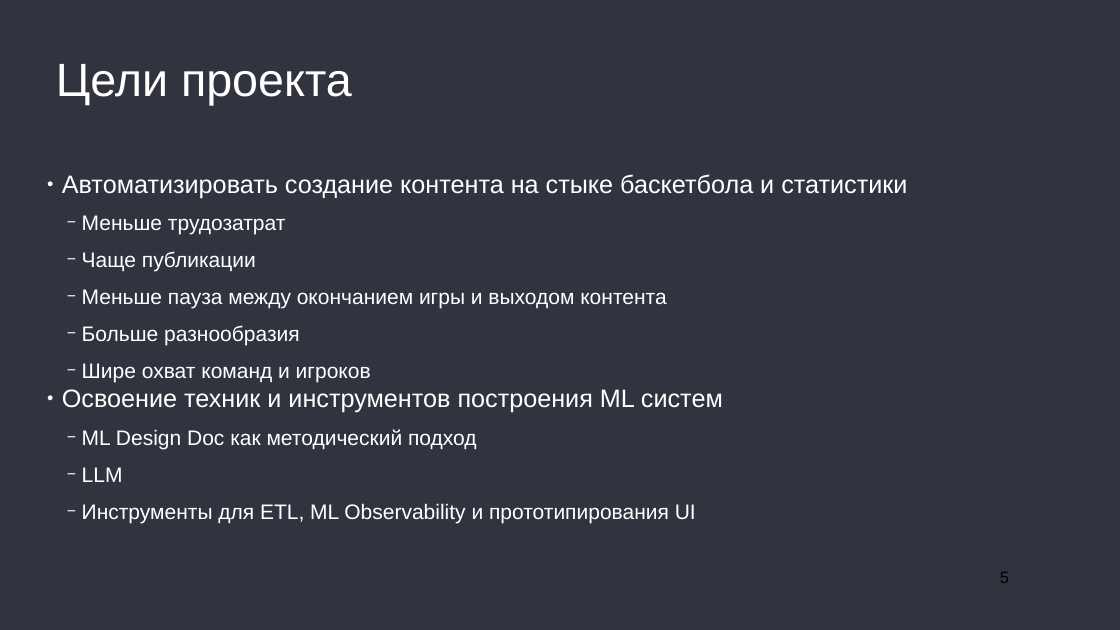
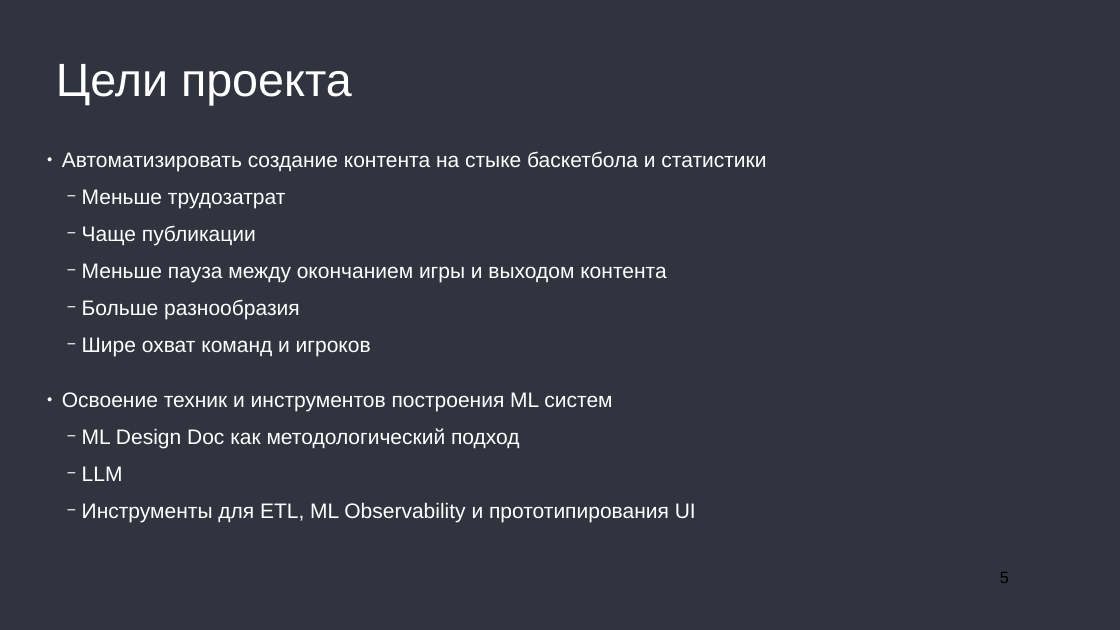
Before and after one commit to no-one2k/basnya, a slide deck: slide 5 of designdoc/basnya_v1.pptx. Drawn at 1120x630 pixels with LibreOffice and Linux fonts; fonts in the diff are those of the drawing. Boxes give left, top, right and bottom in pixels: in the first picture for what was removed or moved away, otherwise in the second. Text is boxed around its words. In the diff, an @@ line names an element or a change of style, - is before the commit and + after.

```diff
--- a/designdoc/basnya_v1.pptx
+++ b/designdoc/basnya_v1.pptx
@@ text "Автоматизировать создание контента на стыке ...": place and size @@
-text "Автоматизировать создание контента на стыке ..." at box(62, 174, 907, 523)
+text "Автоматизировать создание контента на стыке ..." at box(62, 151, 766, 522)
@@ text at box(62, 151, 766, 412): size 43.2 to 36 pt in "Автоматизировать создание контента на стыке баскетбола и ...", "Освоение техник и инструментов построения ML систем" @@
@@ text at box(82, 428, 520, 448): text changed @@
-  − ML Design Doc как методический подход
+  − ML Design Doc как методологический подход
```
Also in this commit, not shown: 7 other slides changed, 1 slide added, 2 slides removed.
